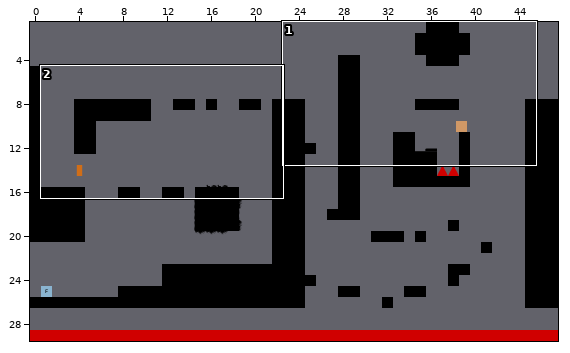
Two versions of a level (Tiled map (JSON), maps/level_01.json). Above: a wide view before the commit, with the close-up outlined.
Close-up. Before:
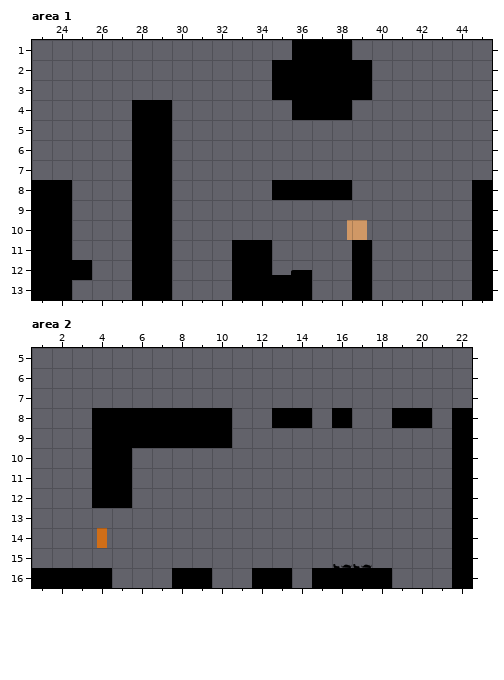
Cells are 64x64 px. Shown: area 1 x 23..45, y 1..13; area 2 x 1..22, y 5..16. The commit also changed other parts of the map, which this record leaves out.
New version:
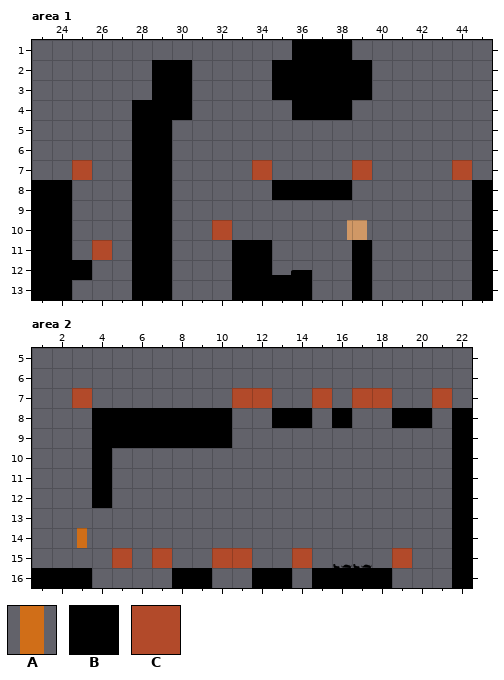
Key: from "tileset": A 47, B 78, C 81.
_ is an empty cell.
Objects are placed by their top-left corner, in cells (3,4 is the top-left corner of cell 3,4); size is 1x1 cell unless given.
Tiles of an added or newly shown layer are drawn over the layers below it.
Changes in this commit:
Layer "layer_limits" (now shown), area 1:
The edit adds tile C in row 7 at x 25, 34, 39 and 44; in row 10 at x 32; in row 11 at x 26.
Layer "layer_platforms", area 1:
The edit adds tile B in rows 2 to 3 at x 29 to 30; in row 4 at x 30.
Layer "layer_limits" (now shown), area 2:
The edit adds tile C in row 7 at x 3, 11 to 12, 15, 17 to 18 and 21; in row 15 at x 5, 7, 10 to 11, 14 and 19.
Layer "layer_platforms", area 2:
The author cleared tile B in rows 10 to 12 at x 5; in row 16 at x 4.
Layer "Stake", area 2:
Object A at 4,14 becomes A at 3,14.
